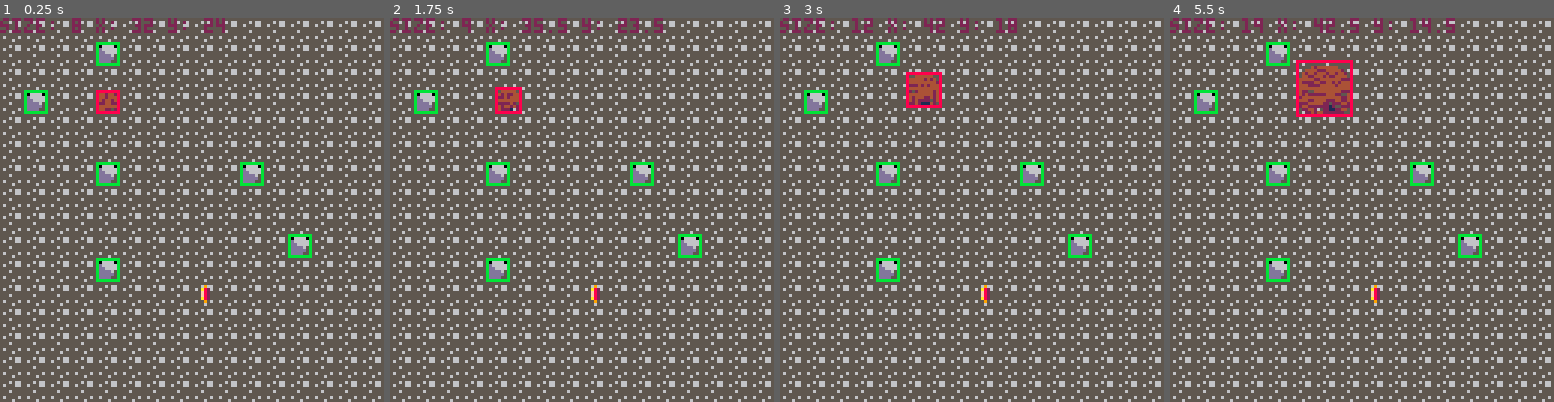
Above: before the commit, frames 1-4 (left to right).
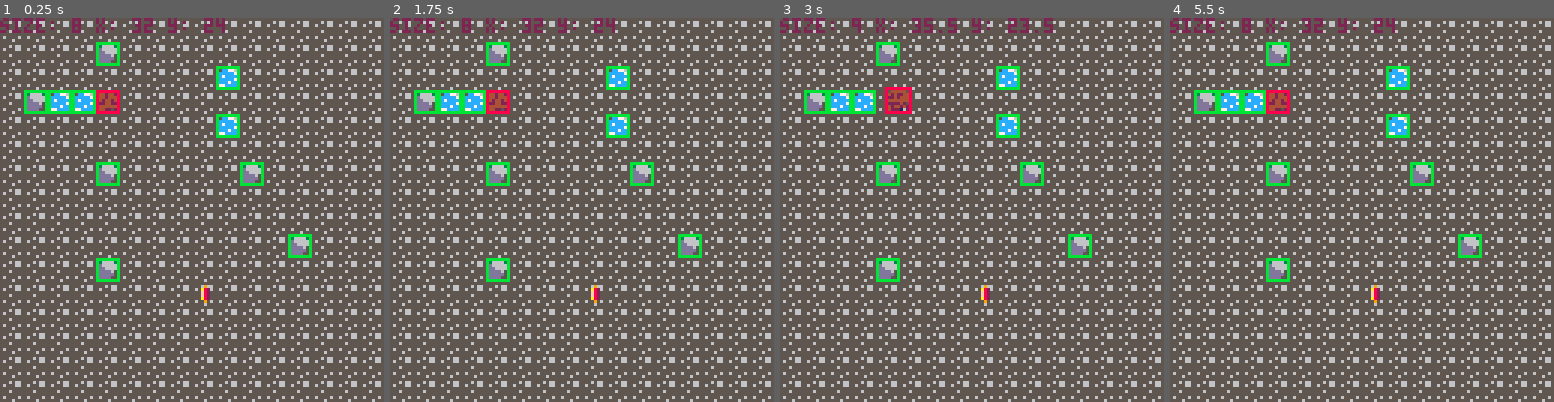
Above: after the commit, the same moments.

Repository: cassandra-largosa/Jelly-and-Jam
Game: PICO-8 cartridge jam.p8
Same seed, same stepped clock (60 frames per second), same inputs: the game is played once before the commit and once after it.
Inputs:
- Up to frame 1 (0.25 s): no input
- Up to frame 2 (1.75 s): tap O (Z key) at 0.7, 1.7 s; hold Right from 1.6 s (still down)
- Up to frame 3 (3 s): release Right at 2.1 s; tap O (Z key) at 2.1, 2.5, 2.9 s; hold Up 2.15-2.42 s; hold Right from 2.47 s (still down)
- Up to frame 4 (5.5 s): release Right at 3.03 s; hold Left 3.08-3.58 s; tap O (Z key) every 0.4 s from 3.3 to 5.3 s; hold Down 3.63-3.97 s; hold Right 4.02-4.68 s; hold Up 4.73-5.03 s; hold Left from 5.08 s (still down)

The runs differ from the first frame. In frame 1, 1.6% of the frame differs, in the area x 7-81%, y 7-65%; in frame 2, 2.6%; in frame 3, 3.6%; in frame 4, 4.7%, in the area x 7-81%, y 0-65%.

Commit message:
Puddles shrink mud, debug switch, code refactoring

Diff:
--- a/jam.p8
+++ b/jam.p8
@@ -5,6 +5,20 @@
 --by spaghetti time
 --cartdata("jelly and jam")
 
+debug = true
+
+--helper functions
+function array_concat(arrays)
+    --return an array with the elements of all given arrays (should be a shallow copy)
+    local result = {}
+    for array in all(arrays) do
+        for item in all(array) do
+            add(result, item)
+        end
+    end
+    return result
+end
+
 --animation stuff
 function add_sprite(name, anim)
     sprites[name] = {anim=anim, frame=1}
@@ -26,8 +40,10 @@
 --add_sprite("slime", slime_a)
 
 sprite_map = {none = 0,
+              grass = 65,
               rock = 83,
               floor = 85,
+              puddle = 86,
               goal = 97}
 
 --hitbox stuff
@@ -60,7 +76,8 @@
 
 --hitboxes (x1, y1, x2, y2)
 hitbox_map = {rock = make_hitbox(0, 0, 7, 7),
-              goal = make_hitbox(0, 0, 7, 7)}
+              goal = make_hitbox(0, 0, 7, 7),
+              puddle = make_hitbox(0, 0, 7, 7)}
 
 --menu stuff
 menu_items = {"easy", "medium", "hard"}
@@ -102,7 +119,9 @@
 end
 
 --constants
---...
+first_level = 1
+puddle_growth = -5
+
 
 --status stuff
 temp = 0
@@ -110,27 +129,23 @@
 --level stuff
 cur_level = -1
 
-function next_level()
-    cur_level += 1
-
+function init_level(level)
     --set mud start
-    local mud_start = get_start(cur_level)
-    mud.x, mud.y = mud_start.x, mud_start.y
-    local cel = screen_to_map(mud.x, mud.y, cur_level)
-    mset(cel.cel_x, cel.cel_y, sprite_map.floor)
+    mud.reset(get_start(level))
 
     --set goal
-    goal.reset(get_goal(cur_level))
-    local cel = screen_to_map(goal.x, goal.y, cur_level)
-    mset(cel.cel_x, cel.cel_y, sprite_map.floor)
+    goal.reset(get_goal(level))
 
     --set rocks
-    rocks = get_rocks(cur_level)
+    rocks = get_rocks(level)
+
+    --set puddles
+    puddles = get_puddles(level)
 end
 
 function start_game()
-    cur_level = 0
-    next_level()
+    cur_level = first_level
+    init_level(cur_level)
 end
 
 --map math
@@ -145,6 +160,13 @@
     local cel_y = flr(level/8)*16 + flr(y/8)
     return {cel_x = cel_x, cel_y = cel_y}
 end
+
+--map under-object tiles
+--key = sprite number of object on map, value = sprite number of tile to draw under object on map
+under = {[sprite_map.none] = sprite_map.floor,
+         [sprite_map.puddle] = sprite_map.floor,
+         [sprite_map.goal] = sprite_map.floor,
+         [sprite_map.rock] = sprite_map.grass}
 
 --map object stuff
 function get_map_objects(name, level)
@@ -184,13 +206,26 @@
     return get_map_objects("goal", cur_level)[1]
 end
 
+function get_puddles(level)
+    --returns a list of puddle objects found on the map for the level
+    return get_map_objects("puddle", cur_level)
+end
+
 --mud stuff
 mud = {name = "mud",
        x = 0, y = 0,
        speed = 4, --step distance in pixels
        size = 8, --diameter in pixels
-       growth = 0.5 --how much to grow radius each step in pixels
+       growth = 0.5, --how much to grow radius each step in pixels
+       alive = true
        }
+
+mud.reset = function(m)
+    mud.x, mud.y =  m.x, m.y
+    mud.size = 8 --todo: set this per level? set this by multiple empty map spaces?
+    mud.growth = 0.5 --todo: same as above
+    mud.alive = true
+end
 
 mud.get_rect = function()
    return make_hitbox(mud.x, mud.y, mud.x+mud.size-1, mud.y+mud.size-1)
@@ -236,6 +271,11 @@
     mud.size += amount*2
     mud.x -= amount
     mud.y -= amount
+    if mud.size <= 0 then mud.kill() end
+end
+
+mud.kill = function()
+    mud.alive = false
 end
 
 --rock stuff
@@ -244,49 +284,70 @@
 --goal stuff
 goal = {name = "goal",
         x = 0, y = 0,
+        rect = nil,
         collected = false --whether or not the goal has been collected
         }
-goal.get_rect = function()
-                    return get_rect(goal)
-                end
+
 goal.collect = function()
-                   goal.collected = true
-               end
+    goal.collected = true
+end
+
 goal.reset = function(g)
-               goal.x, goal.y = g.x, g.y
-               goal.collected = false
-           end
+    goal.x, goal.y = g.x, g.y
+    goal.collected = false
+    goal.rect = get_rect(goal)
+end
+
+--puddle stuff
+puddles = {}
 
 function _draw()
     cls()
 
-    --background
+    --map
     local cel = screen_to_map(0, 0, cur_level)
     local cel_x = cel.cel_x
     local cel_y = cel.cel_y
     map(cel_x, cel_y, 0, 0, 16, 16)
 
+    --map under objects
+    for map_y = cel_y,cel_y+15 do
+        for map_x = cel_x,cel_x+15 do
+            local sprite = under[mget(map_x, map_y)]
+            if sprite != nil then
+                spr(sprite, map_to_screen(map_x), map_to_screen(map_y))
+            end
+        end
+    end
+
     --mud
     --todo maybe: if we round the mud's size down to the nearest even number,
     --then it won't wiggle back and forth when moving in a straight line
-    sspr(64, 0, 24, 24, mud.x, mud.y, mud.size, mud.size)
+    if mud.alive then
+        sspr(64, 0, 24, 24, mud.x, mud.y, mud.size, mud.size)
+    end
 
     --goal
     if not goal.collected then
         spr(sprite_map.goal, goal.x, goal.y)
     end
 
+    --map objects (rocks, puddles...)
+    local objects = array_concat({rocks, puddles})
+    for object in all(objects) do
+        spr(sprite_map[object.name], object.x, object.y)
+        if debug then --bounding boxes
+            local r = object.rect
+            rect(r.x1, r.y1, r.x2, r.y2, 11)
+        end
+    end
+
     --mud bounding box
     local r = mud.get_rect()
     rect(r.x1, r.y1, r.x2, r.y2, 8)
 
-    --rock bounding boxes
-    for rock in all(rocks) do
-        rect(rock.rect.x1, rock.rect.y1, rock.rect.x2, rock.rect.y2, 11)
-    end
-
     --text
-    print("size: "..mud.size.." x: "..mud.x.." y: "..mud.y, 0, 0, 2)
+    if debug then print("size: "..mud.size.." x: "..mud.x.." y: "..mud.y, 0, 0, 2) end
     --print("temp: "..temp)
 end
 
@@ -299,28 +360,41 @@
     --start game, if necessary
     if cur_level < 0 then start_game() end
 
-    --move and grow mud
-    local dir = ""
-    if btnp(0) then
-        dir = "left"
-    elseif btnp(1) then
-        dir = "right"
-    elseif btnp(2) then
-        dir = "up"
-    elseif btnp(3) then
-        dir = "down"
-    end
-    if dir != "" then
-        local moved = mud.move(dir)
-        if moved then
-            mud.grow(mud.growth)
-            --todo: adjust mud position after growth
-        end
-    end
-
-    --collect goal
-    if not goal.collected and collide(mud.get_rect(), goal.get_rect()) then
-        goal.collect()
+    --debug reset level
+    if debug and btnp(4) then init_level(cur_level) end
+
+    if mud.alive then
+        --move and grow mud
+        local dir = ""
+        if btnp(0) then
+            dir = "left"
+        elseif btnp(1) then
+            dir = "right"
+        elseif btnp(2) then
+            dir = "up"
+        elseif btnp(3) then
+            dir = "down"
+        end
+        if dir != "" then
+            local moved = mud.move(dir)
+            if moved then
+                mud.grow(mud.growth)
+                --todo: adjust mud position after growth
+            end
+        end
+
+       --collect goal
+        if not goal.collected and collide(mud.get_rect(), goal.rect) then
+            goal.collect()
+        end
+
+        --collide with puddles
+        for puddle in all(puddles) do
+            if collide(mud.get_rect(), puddle.rect) then
+                del(puddles, puddle)
+                mud.grow(puddle_growth)
+            end
+        end
     end
 end
 
@@ -392,9 +466,9 @@
 __map__
 7f7f7f7f7f7f7f7f7f7f7f7f7f7f7f7f55555555555555555555555555555555000000000000000000000000000000000000000000000000000000000000000000000000000000000000000000000000000000000000000000000000000000000000000000000000000000000000000000000000000000000000000000000000
 7f7f7f7f7f7f7f7f7f7f7f7f7f7f7f7f55555555535555555555555555555555000000000000000000000000000000000000000000000000000000000000000000000000000000000000000000000000000000000000000000000000000000000000000000000000000000000000000000000000000000000000000000000000
-7f7f7f7f7f7f7f7f7f7f7f7f7f7f7f7f55555555555555555555555555555555000000000000000000000000000000000000000000000000000000000000000000000000000000000000000000000000000000000000000000000000000000000000000000000000000000000000000000000000000000000000000000000000
-7f7f7f7f7f7f7f7f7f7f7f7f7f7f7f7f55535555005555555555555555555555000000000000000000000000000000000000000000000000000000000000000000000000000000000000000000000000000000000000000000000000000000000000000000000000000000000000000000000000000000000000000000000000
-7f7f7f7f7f7f7f7f7f7f7f7f7f7f7f7f55555555555555555555555555555555000000000000000000000000000000000000000000000000000000000000000000000000000000000000000000000000000000000000000000000000000000000000000000000000000000000000000000000000000000000000000000000000
+7f7f7f7f7f7f7f7f7f7f7f7f7f7f7f7f55555555555555555556555555555555000000000000000000000000000000000000000000000000000000000000000000000000000000000000000000000000000000000000000000000000000000000000000000000000000000000000000000000000000000000000000000000000
+7f7f7f7f7f7f7f7f7f7f7f7f7f7f7f7f55535656005555555555555555555555000000000000000000000000000000000000000000000000000000000000000000000000000000000000000000000000000000000000000000000000000000000000000000000000000000000000000000000000000000000000000000000000
+7f7f7f7f7f7f7f7f7f7f7f7f7f7f7f7f55555555555555555556555555555555000000000000000000000000000000000000000000000000000000000000000000000000000000000000000000000000000000000000000000000000000000000000000000000000000000000000000000000000000000000000000000000000
 7f7f7f7f7f7f7f7f7f7f7f7f7f7f7f7f55555555555555555555555555555555000000000000000000000000000000000000000000000000000000000000000000000000000000000000000000000000000000000000000000000000000000000000000000000000000000000000000000000000000000000000000000000000
 7f7f7f7f7f7f7f7f7f7f7f7f7f7f7f7f55555555535555555555535555555555000000000000000000000000000000000000000000000000000000000000000000000000000000000000000000000000000000000000000000000000000000000000000000000000000000000000000000000000000000000000000000000000
 7f7f7f7f7f7f7f7f7f7f7f7f7f7f7f7f55555555555555555555555555555555000000000000000000000000000000000000000000000000000000000000000000000000000000000000000000000000000000000000000000000000000000000000000000000000000000000000000000000000000000000000000000000000
